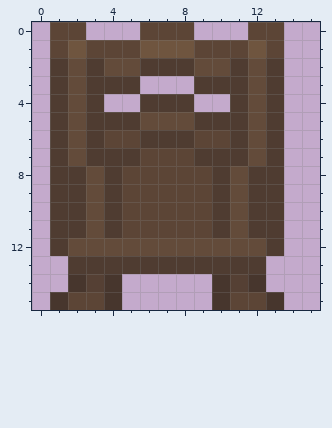
One commit to this pixel-art sprite: JomAndTerry/target/classes/assets/new_tiles/chair.png. The first picture shows the starting point.
The file is 16x16 pixels. Colours within 5 levels of each other are drawn and written as one.
After:
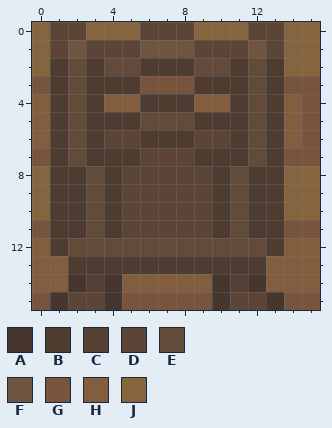
Palette (. is transparent): A #47362d  B #4f3c31  C #554034  D #5c4536  E #634b3a  F #6f553f  G #78543d  H #825d3e  J #86643e
Edits made:
y 0: x 0 . -> J; x 3..5 ... -> JJJ; x 9..11 ... -> JJJ; x 14..15 .. -> JJ
y 1..2: x 0 . -> J; x 14..15 .. -> JJ
y 3: x 0 . -> G; x 6..8 ... -> GGG; x 14..15 .. -> GG
y 4: x 0 . -> H; x 4..5 .. -> HH; x 9..10 .. -> HH; x 14..15 .. -> HG
y 5..6: x 0 . -> H; x 14..15 .. -> HG
y 7: x 0 . -> G; x 14..15 .. -> GG
y 8..10: x 0 . -> J; x 14..15 .. -> JJ
y 11: x 0 . -> G; x 14..15 .. -> GG
y 12: x 0 . -> H; x 14..15 .. -> HH
y 13: x 0..1 .. -> HH; x 13..15 ... -> HHH
y 14: x 0..1 .. -> HH; x 5..9 ..... -> HHHHH; x 13..15 ... -> HHH
y 15: x 0 . -> G; x 5..9 ..... -> GGGGG; x 14..15 .. -> GG
